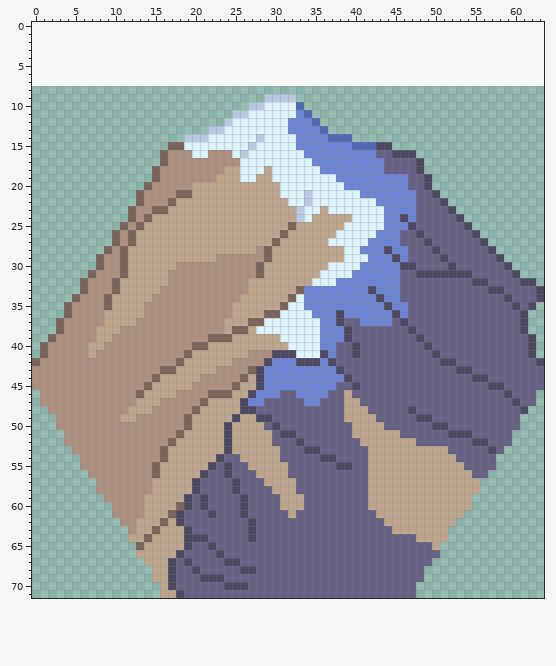
File history of a sprite sheet, Images/TileSets/Civ6/Tiles/Mountain3.png. Above, as it was before the edit.
The file is 64x64 pixels. The old version is drawn lined up with the new one, on the new canvas.
New version:
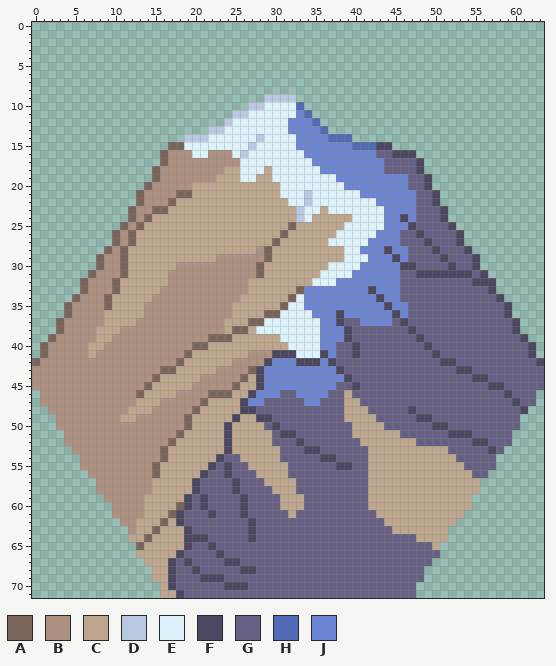
Palette (. is transparent): A #7b655a  B #ae9081  C #bea58e  D #b8c9e1  E #def2fb  F #4c4862  G #676186  H #526bb7  J #6c85d5
Edits made:
canvas 64x64 -> 64x72, the old top-left corner now at 0,8
@@ x 48..63 @@
 21 GGF.............
-22 GGGF............
-23 GGGGF...........
-24 GGGGGF..........
-25 GGGGGGF.........
-26 FGGGGGGF........
-27 GFGGGGGGF.......
-28 GGFGGGGGGF......
-29 GGGFGGGGGGF.....
-30 GGGGFGGGGGGF....
-31 FFFFFFFGGGGGF...
-32 GGGGGGGFFGGGGFF.
-33 GGGGGGGGGFFGGGGF
-34 GGGGGGGGGGGFGGGF
-35 GGGGGGGGGGGGFGF.
-36 GGGGGGGGGGGGGF..
-37 GGGGGGGGGGGGGF..
-38 GGGGGGGGGGGGGF..
-39 FGGGGGGGGGGGGGF.
+22 GGF.............
+23 GGGF............
+24 GGGF............
+25 GGGGF...........
+26 FGGGGF..........
+27 GFGGGF..........
+28 GGFGGGF.........
+29 GGGFGGGF........
+30 GGGGFGGF........
+31 FFFFFFFGF.......
+32 GGGGGGGFFF......
+33 GGGGGGGGGF......
+34 GGGGGGGGGGF.....
+35 GGGGGGGGGGGF....
+36 GGGGGGGGGGGF....
+37 GGGGGGGGGGGGF...
+38 GGGGGGGGGGGGF...
+39 FGGGGGGGGGGGGF..
 40 GFGGGGGGGGGGGGF.
Changed places in both pictures, as pixel boxes (x1, y1, x2, y2):
changed: (432, 198, 544, 342)
